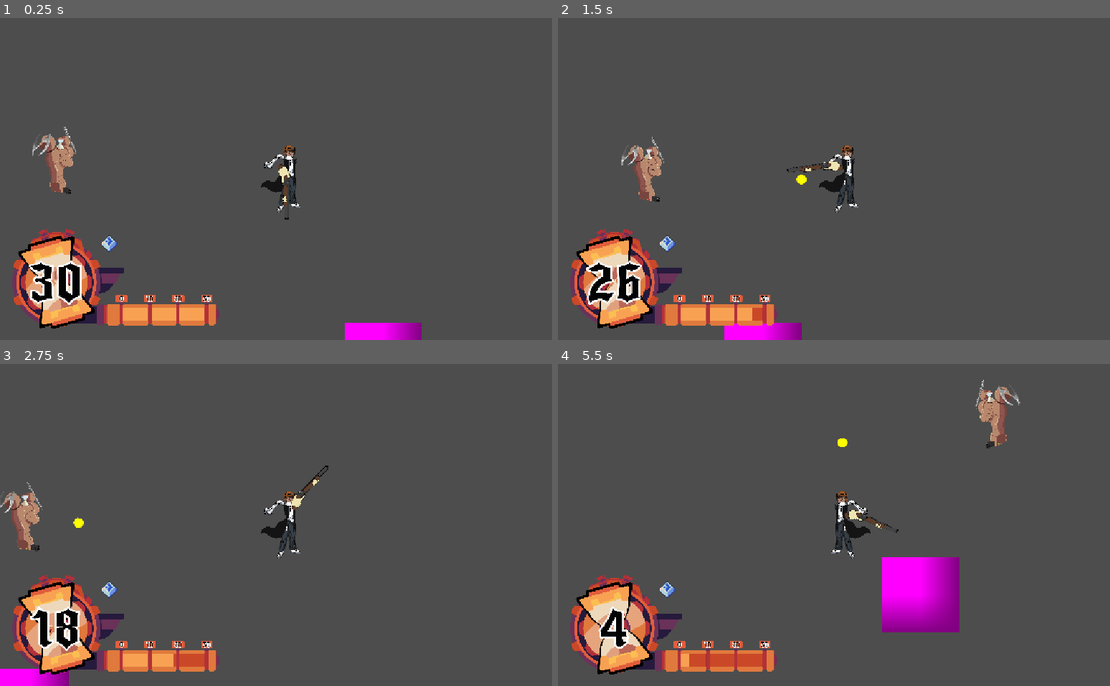
Above: before the commit, frames 1-4 (two rows, left to right).
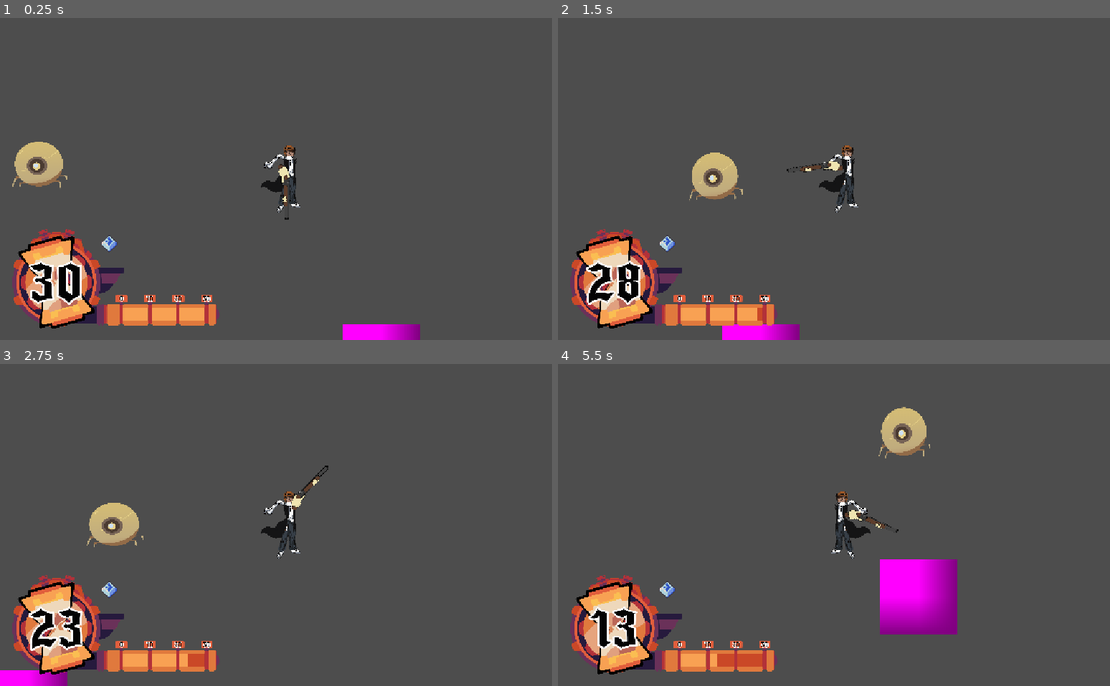
Above: after the commit, the same moments.

Repository: chiefpat450119/GMTK-2026
Game: Godot game, scene res://scenes/test/winter_test_scene.tscn
Two runs of this game, one before a commit and one after it. Both use one fixed random seed, a clock stepped at 60 frames per second and the inputs below. This scene is started directly instead of the project's main scene.
Inputs (mouse positions are in pixels of both pictures, inside the frame that each line leads up to):
- Up to frame 1 (0.25 s): no input
- Up to frame 2 (1.5 s): tap Enter at 0.5 s; move the mouse to (972, 162) at 0.52 s; press the mouse at (972, 162) at 0.53 s; hold D (Right) 0.53-1.25 s; release the mouse at (972, 162) at 1.25 s; drag from (729, 195) to (602, 172) at 1.27 s
- Up to frame 3 (2.75 s): move the mouse to (342, 454) at 2.02 s; hold D (Right) from 2.03 s (still down); tap U at 2.1 s
- Up to frame 4 (5.5 s): release D (Right) at 2.75 s; drag from (817, 589) to (640, 521) at 2.77 s; move the mouse to (1016, 573) at 3.52 s; hold A (Left) 3.53-4.25 s; tap Shift (Shift) at 3.6 s; drag from (673, 476) to (756, 444) at 4.27 s; move the mouse to (872, 525) at 5.02 s; press the mouse at (872, 525) at 5.03 s; hold S (Down) from 5.03 s (still down)

The runs differ from the first frame. In frame 1, 1.5% of the frame differs, in the area x 2-77%, y 33-100%; in frame 2, 2.1%; in frame 3, 2.6%; in frame 4, 3.0%, in the area x 5-84%, y 4-94%.

Commit message:
Don't recoil unless hit for melee enemy

Diff:
--- a/components/atk_component.gd
+++ b/components/atk_component.gd
@@ -11,10 +11,12 @@
 ## Leave hurtbox unset for attacks that land somewhere else — a projectile, say —
 ## and use damage_for() at the point the hit is rolled.
 
-## Every valid contact, whether or not it dealt damage. Bounce/recoil off this
-## one so an entity never sits inside its target on a blocked hit.
+## Fired the moment a body enters the hurtbox, whether or not it dealt damage.
+## For reactions that should only fire on a real strike — recoil, hitstop — use
+## hit_landed instead.
 signal contacted(body: Node2D)
 ## A contact that got through the attack_interval gate and actually dealt damage.
+## Also fires for a body that stays inside the hurtbox across intervals.
 signal hit_landed(body: Node2D, damage: float)
 
 @export var atk_stat: Stat
@@ -38,6 +40,14 @@
 
 func _physics_process(delta: float) -> void:
 	_attack_cd.tick(delta)
+
+	# body_entered only fires on the way in, so a target we're already sitting inside
+	# would never be hit again. Re-roll against whatever is still overlapping once the
+	# interval is up, so an entity that stays in contact keeps attacking.
+	if hurtbox.monitoring and _can_attack():
+		for body in hurtbox.get_overlapping_bodies():
+			if _try_hit(body):
+				break
 
 
 ## Turns contact damage on and off, for attacks that only connect during part of
@@ -72,13 +82,22 @@
 
 func _on_hurtbox_body_entered(body: Node2D) -> void:
 	contacted.emit(body)
+	_try_hit(body)
 
-	# is_started() is false until the first hit, so the opening contact always lands.
-	if _attack_cd.is_started() and not _attack_cd.is_done():
-		return
+
+# is_started() is false until the first hit, so the opening contact always lands.
+func _can_attack() -> bool:
+	return not _attack_cd.is_started() or _attack_cd.is_done()
+
+
+# Rolls a hit against body if the interval allows it. Returns whether damage landed.
+func _try_hit(body: Node2D) -> bool:
+	if not _can_attack():
+		return false
 
 	if not attack(contact_damage, body):
-		return
+		return false
 
 	_attack_cd.start()
 	hit_landed.emit(body, damage_for(contact_damage))
+	return true
--- a/scenes/entities/enemies/melee_enemy/melee_enemy.gd
+++ b/scenes/entities/enemies/melee_enemy/melee_enemy.gd
@@ -28,7 +28,6 @@
 func _ready() -> void:
 	super()
 	# Hit detection lives on the atk component; this enemy only reacts to it.
-	atk.contacted.connect(_on_contacted)
 	atk.hit_landed.connect(_on_hit_landed)
 
 
@@ -42,8 +41,8 @@
 		move_and_slide()
 		return
 
-	# Recoiling: coast backwards, decaying to a stop. The enemy can't hit again until it
-	# has re-approached, so the recoil — not a silent timer — paces the attacks.
+	# Recoiling: coast backwards, decaying to a stop. This reads the hit rather than
+	# pacing it — the atk component's attack_interval is what gates the next strike.
 	if knockback.is_started() and not knockback.is_done():
 		var t := knockback.time_left / KNOCKBACK_TIME  # 1 -> 0 over the recoil
 		velocity = knockback_dir * HIT_KNOCKBACK * t
@@ -59,13 +58,10 @@
 		_stop_walk_anim()
 
 
-# Bounce off every contact, even one the rate limiter ate, so the enemy never
-# sits inside the player wobbling.
-func _on_contacted(_body: Node2D) -> void:
+# Bounce off damaging hits only. A contact the rate limiter ate isn't a strike, so
+# the enemy stays on the player and keeps pressuring instead of flinching for free.
+func _on_hit_landed(_body: Node2D, _damage: float) -> void:
 	_recoil()
-
-
-func _on_hit_landed(_body: Node2D, _damage: float) -> void:
 	_play_hit_reaction()
 
 
@@ -79,9 +75,8 @@
 
 	knockback.start()
 	hitstop.start()
-	# Settle out of the bob for the freeze/recoil. contacted always fires before
-	# hit_landed, so the impact squash still takes the scale over on a damaging hit.
-	_stop_walk_anim()
+	# The walk bob is left to _play_hit_reaction, which runs right after this and takes
+	# the scale over anyway.
 
 
 func _play_hit_reaction() -> void:
--- a/scenes/test/winter_test_scene.tscn
+++ b/scenes/test/winter_test_scene.tscn
@@ -2,7 +2,7 @@
 
 [ext_resource type="PackedScene" uid="uid://dmju5rt15nlc0" path="res://scenes/ui/time_hud.tscn" id="1_uwv7y"]
 [ext_resource type="PackedScene" uid="uid://cnt7cah78t0v5" path="res://scenes/entities/player/player.tscn" id="2_ia5xm"]
-[ext_resource type="PackedScene" uid="uid://dsh7ter2enmy0" path="res://scenes/entities/enemies/shooter_enemy/shooter_enemy.tscn" id="3_ia5xm"]
+[ext_resource type="PackedScene" uid="uid://cw8l1thf35u38" path="res://scenes/entities/enemies/melee_enemy/melee_enemy.tscn" id="5_uwv7y"]
 
 [sub_resource type="PlaceholderTexture2D" id="PlaceholderTexture2D_n1ogh"]
 
@@ -14,8 +14,8 @@
 position = Vector2(532, 33)
 
 [node name="Sprite2D" type="Sprite2D" parent="." unique_id=64128626]
-position = Vector2(726, 399)
+position = Vector2(722.00006, 402.99997)
 scale = Vector2(154.5, 152.5)
 texture = SubResource("PlaceholderTexture2D_n1ogh")
 
-[node name="ShooterEnemy" parent="." unique_id=833281361 instance=ExtResource("3_ia5xm")]
+[node name="MeleeEnemy" parent="." unique_id=2001656991 instance=ExtResource("5_uwv7y")]
